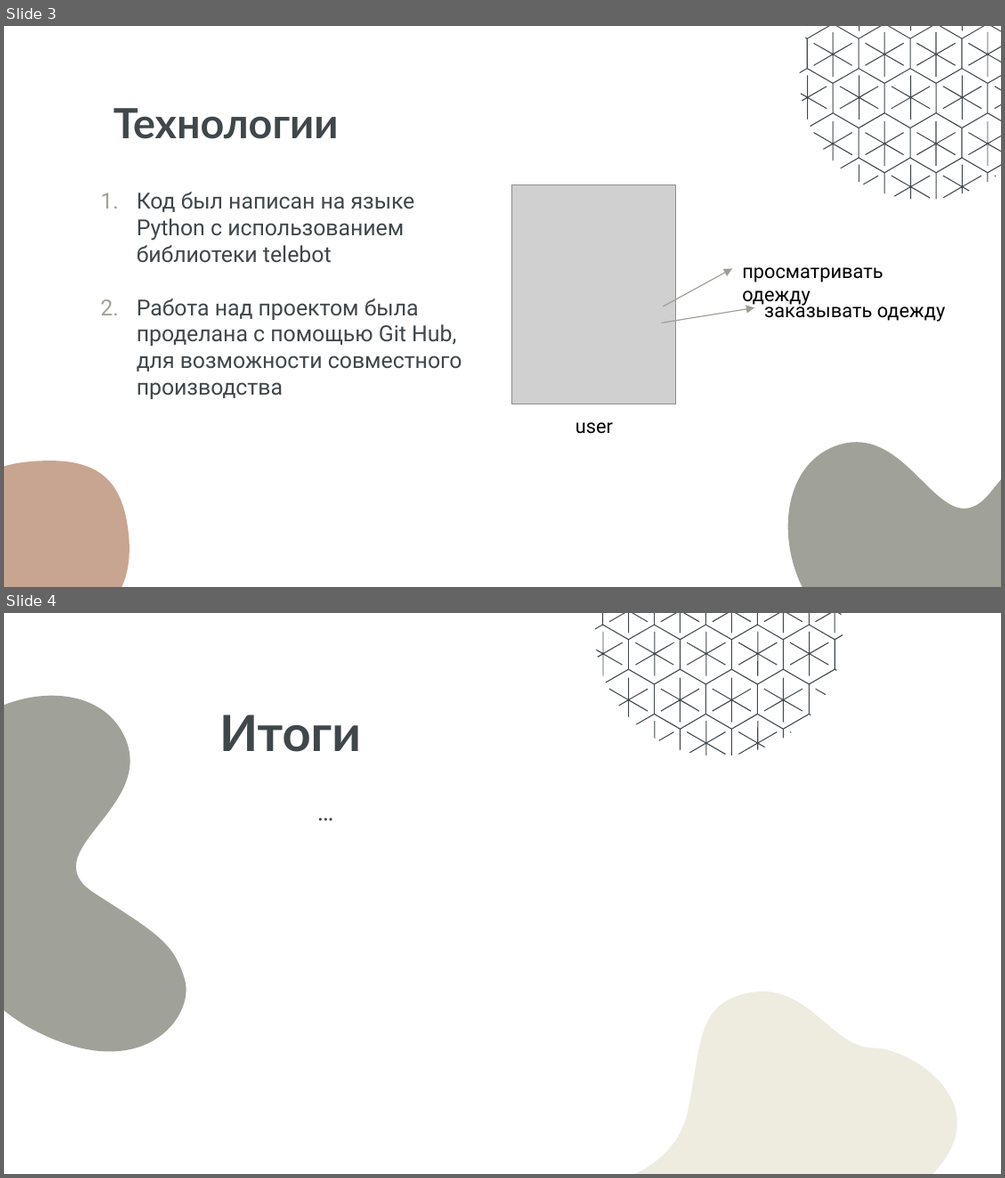
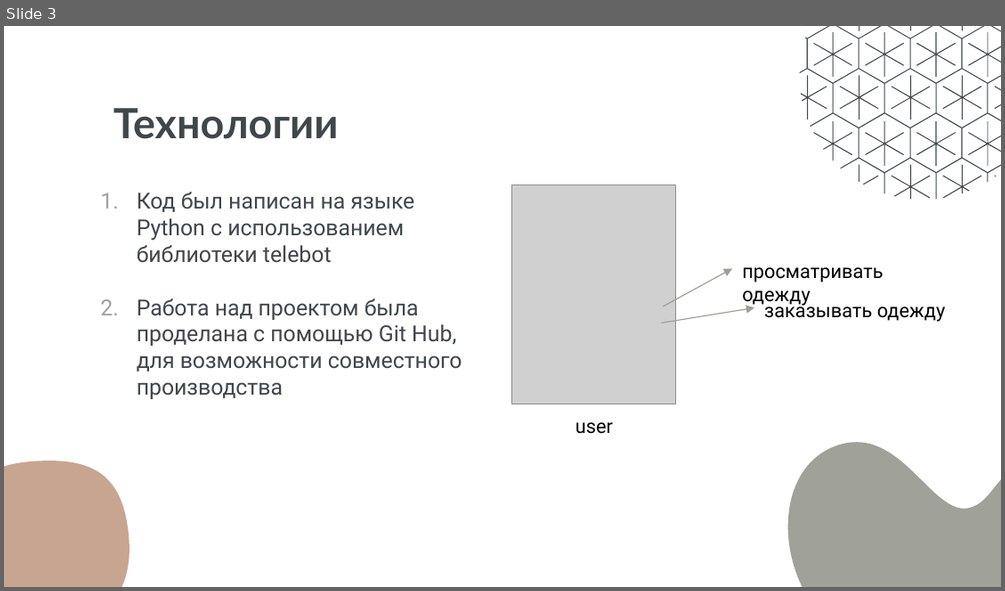
Before and after one commit to masshavorobeva/telegram_bot, a slide deck: к защите/ShirtsMaker.pptx. Shown one above the other, each under a label of ours: slides 3 and 4 before the commit, slide 3 after it. The pictures are 1005x1178 and 1005x591 pixels, drawn with LibreOffice and Linux fonts; fonts in the diff are those of the drawing; grey boxes stand for pictures. Boxes give left, top, right and bottom in pixels: in the first picture for what was removed or moved away, otherwise in the second. Text is boxed around its words. In the diff, an @@ line names an element or a change of style, - is before the commit and + after.

```diff
--- a/к защите/ShirtsMaker.pptx
+++ b/к защите/ShirtsMaker.pptx
@@ slide 4 removed at [4, 613, 1001, 1174], background #FFFFFF @@
@@ freeform shape removed at [4, 625, 321, 1103] @@
@@ text removed at [219, 714, 361, 752] @@
-Итоги
@@ group removed at [595, 613, 842, 755]: 21 freeform shapes @@
@@ subtitle removed at [4, 787, 653, 921] @@
-…
@@ freeform shape removed at [484, 893, 1001, 1174] @@
```
Also in this commit, not shown: 1 slide changed, 1 slide added, 2 other files.
